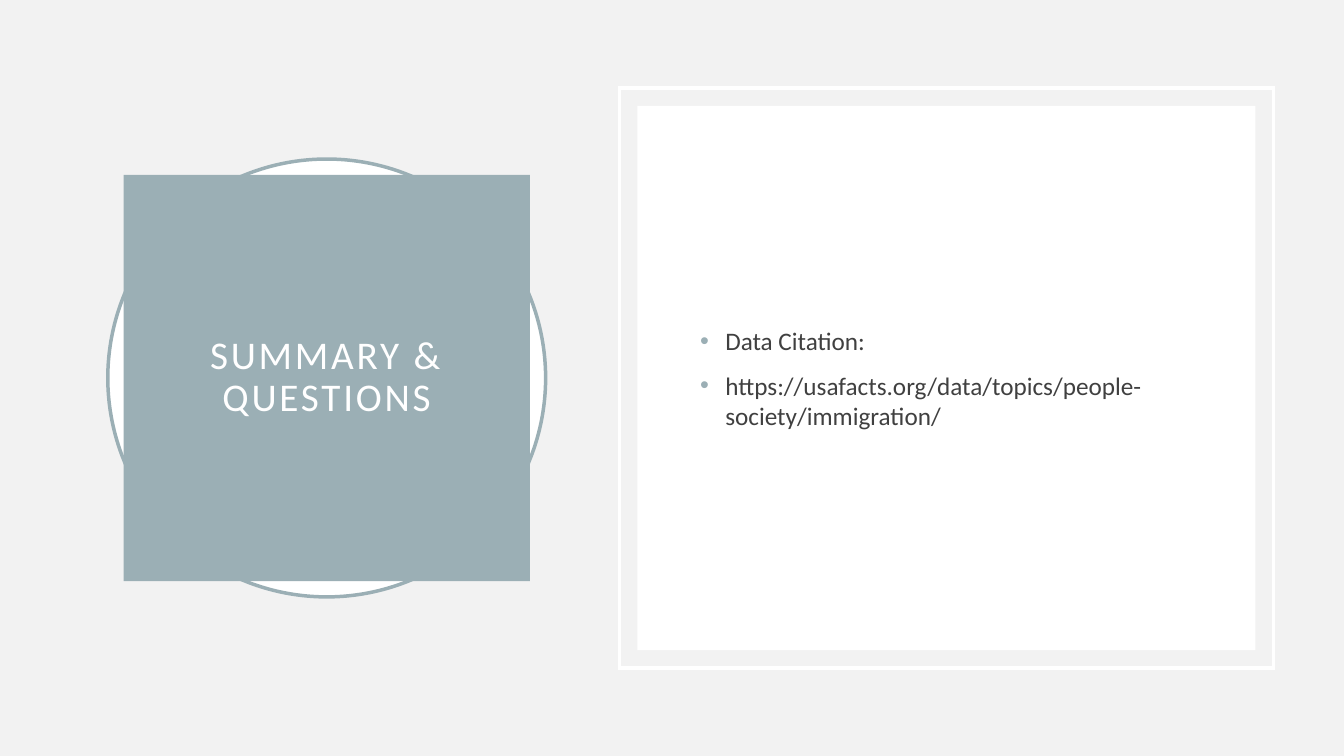
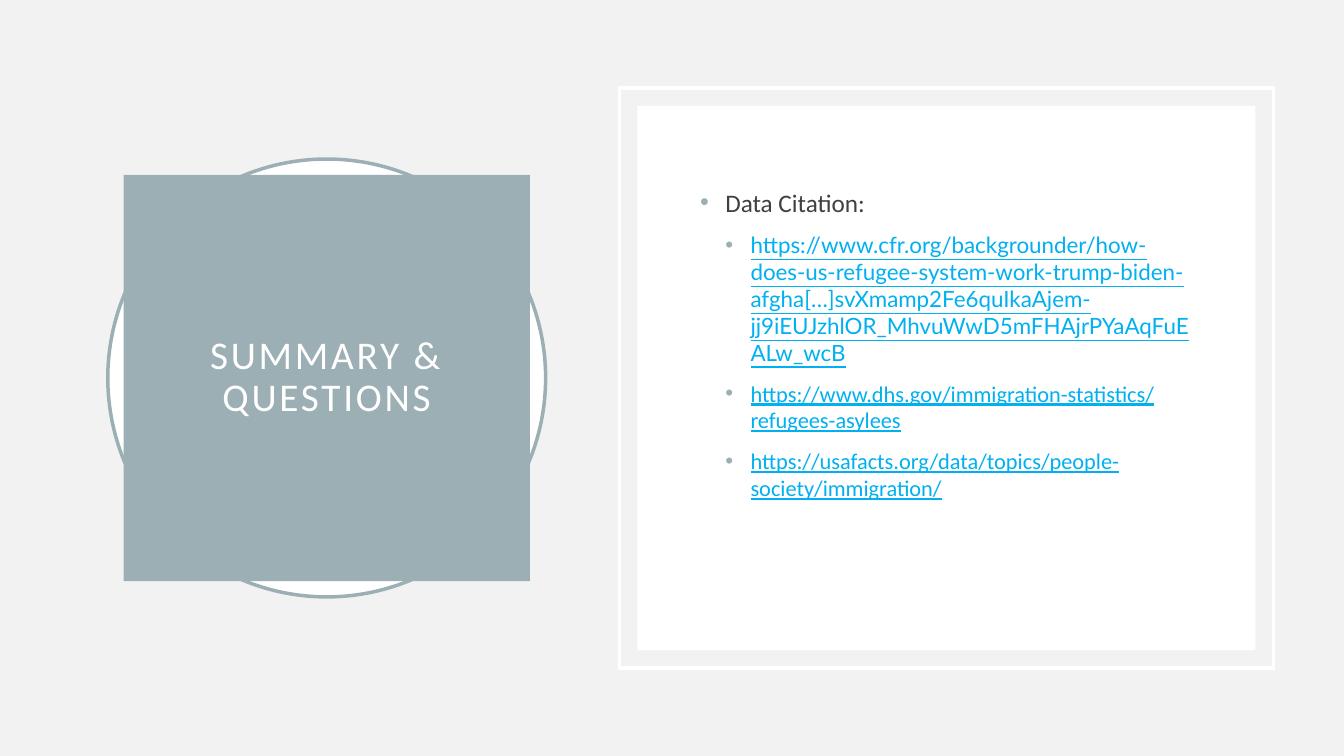
Before and after one commit to ASwigart/groupproject-3, a slide deck: slide 8 of GrpProject3.pptx. Drawn at 1344x756 pixels with LibreOffice and Linux fonts; fonts in the diff are those of the drawing. Boxes give left, top, right and bottom in pixels: in the first picture for what was removed or moved away, otherwise in the second. Text is boxed around its words. In the diff, an @@ line names an element or a change of style, - is before the commit and + after.

Commit message:
PPT

```diff
--- a/GrpProject3.pptx
+++ b/GrpProject3.pptx
@@ text at bbox=[751, 236, 1189, 432]: paragraphs added @@
+  • https://www.cfr.org/backgrounder/how-does-us-refugee-system-work-trump-biden-afgha[…]svXmamp2Fe6quIkaAjem-jj9iEUJzhlOR_MhvuWwD5mFHAjrPYaAqFuEALw_wcB
+  • https://www.dhs.gov/immigration-statistics/refugees-asylees
@@ text at bbox=[751, 453, 1119, 500]: size 18 to 16 pt, text colour #404040 to #00B0F0, underline on in "https://usafacts.org/data/topics/people-society/immigration/"; list level 1 to 2 in "https://usafacts.org/data/topics/people-society/immigration/" @@
```
Also in this commit, not shown: 6 other slides changed, 1 other file.
